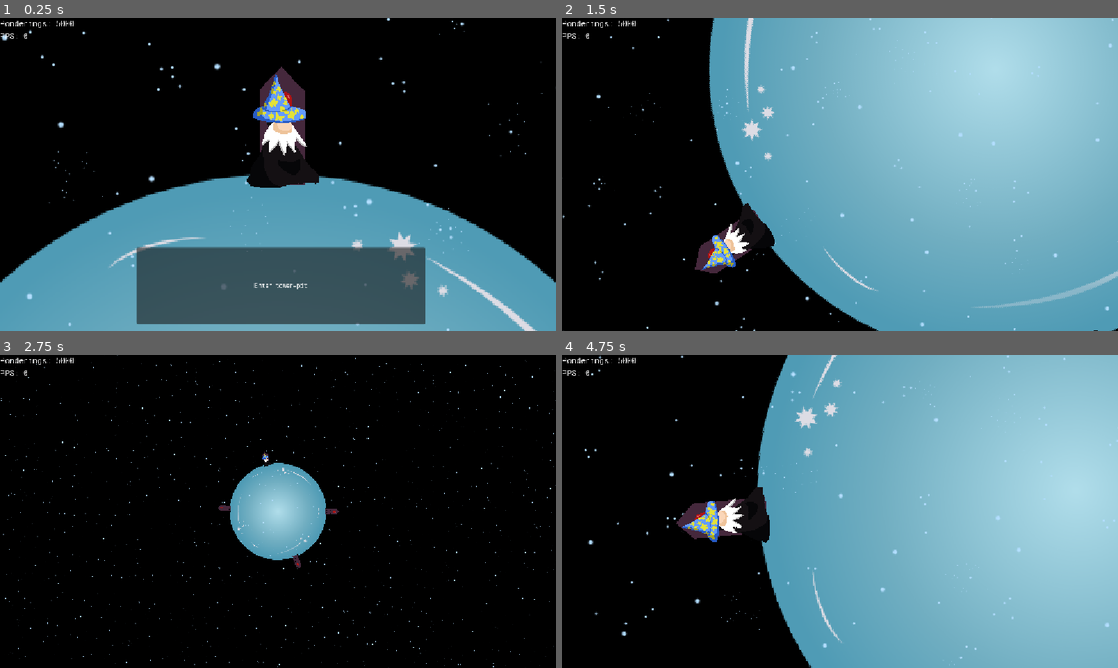
Above: before the commit, frames 1-4 (two rows, left to right).
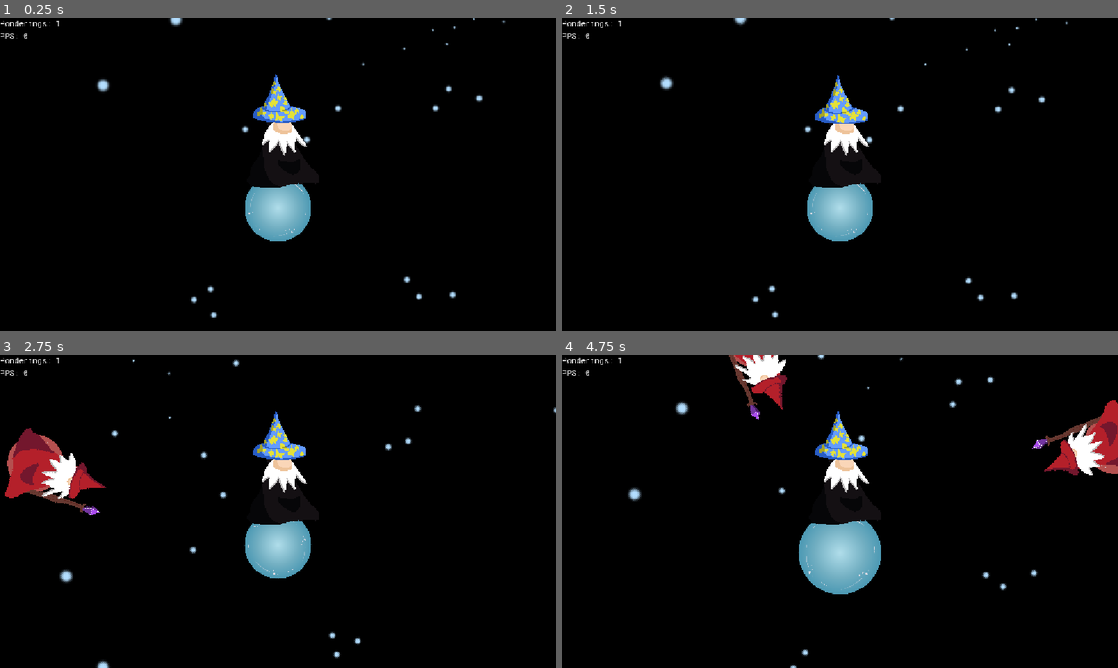
Above: after the commit, the same moments.

Repository: dragonsploder/rollfate
Game: Godot game, scene res://scenes/main.tscn
Same seed, same stepped clock (60 frames per second), same inputs: the game is played once before the commit and once after it.
Inputs:
- Up to frame 1 (0.25 s): no input
- Up to frame 2 (1.5 s): hold X (b) 0.53-1.28 s; tap Z (a) at 0.6 s; tap X (b) at 1.35 s
- Up to frame 3 (2.75 s): tap Left (l) at 1.55 s; hold Left (l) from 2.03 s (still down); tap Right (r) at 2.3 s
- Up to frame 4 (4.75 s): release Left (l) at 2.78 s; tap Right (r) at 2.85 s; tap Z (a) at 3.05, 3.6 s; hold X (b) 3.53-4.28 s; tap X (b) at 4.35 s; tap Left (l) at 4.55 s

The runs differ from the first frame. In frame 1, 39% of the frame differs, in the area x 0-100%, y 0-100%; in frame 2, 66%; in frame 3, 8.4%; in frame 4, 63%.

Commit message:
chuck my fungus life

Diff:
--- a/scenes/main.tscn
+++ b/scenes/main.tscn
@@ -116,6 +116,7 @@
 [node name="ArchPlanets" type="Node2D" parent="." unique_id=386266184]
 
 [node name="Sky" type="Node2D" parent="." unique_id=122543296]
+z_index = -1
 position = Vector2(-1.9999999, 0)
 scale = Vector2(0.7, 0.7)
 
@@ -129,7 +130,7 @@
 rotate_rate = 0.01
 
 [node name="ColorRect" type="ColorRect" parent="Sky" unique_id=888908832]
-z_index = -1
+z_index = -2
 offset_left = -1500.0
 offset_top = -1502.8572
 offset_right = 1500.0
--- a/scenes/planet.tscn
+++ b/scenes/planet.tscn
@@ -2,6 +2,7 @@
 
 [ext_resource type="Script" uid="uid://dtjkhfd34aps5" path="res://scripts/planet.gd" id="1_h8ms6"]
 [ext_resource type="Texture2D" uid="uid://38tnvofot3fn" path="res://assets/textures/Orb.svg" id="2_ggt7d"]
+[ext_resource type="PackedScene" uid="uid://c3qkthp32s0hw" path="res://scenes/ponder_ring.tscn" id="3_0k1rn"]
 [ext_resource type="Texture2D" uid="uid://celoiselrb7s0" path="res://assets/textures/Wiz2_idle_red.png" id="3_ggt7d"]
 
 [sub_resource type="AtlasTexture" id="AtlasTexture_0k1rn"]
@@ -43,13 +44,17 @@
 [node name="Planet" type="Node2D" unique_id=1536973785]
 script = ExtResource("1_h8ms6")
 
+[node name="PonderRings" type="Node" parent="." unique_id=260711504]
+
+[node name="PonderRing" parent="PonderRings" unique_id=666884959 instance=ExtResource("3_0k1rn")]
+visible = false
+scale = Vector2(1e-05, 1e-05)
+
 [node name="PlanetSprite" type="Sprite2D" parent="." unique_id=634747872]
 texture = ExtResource("2_ggt7d")
 
 [node name="Marker2D" type="Marker2D" parent="." unique_id=90606355]
 position = Vector2(256, 0)
-
-[node name="PonderRings" type="Node" parent="." unique_id=260711504]
 
 [node name="Wiz" type="AnimatedSprite2D" parent="." unique_id=91802130]
 visible = false
--- a/scenes/sky_large.tscn
+++ b/scenes/sky_large.tscn
@@ -9,6 +9,7 @@
 
 [node name="SkySprite2D" type="Sprite2D" parent="." unique_id=1822352994]
 texture_repeat = 2
+scale = Vector2(2, 2)
 texture = ExtResource("2_0pwta")
 region_enabled = true
 region_rect = Rect2(0, 0, 20000, 20000)
--- a/scenes/sky_medium.tscn
+++ b/scenes/sky_medium.tscn
@@ -9,6 +9,7 @@
 
 [node name="SkySprite2D" type="Sprite2D" parent="." unique_id=1822352994]
 texture_repeat = 2
+scale = Vector2(2, 2)
 texture = ExtResource("2_tvmt0")
 region_enabled = true
 region_rect = Rect2(0, 0, 20000, 20000)
--- a/scenes/sky_small.tscn
+++ b/scenes/sky_small.tscn
@@ -10,7 +10,7 @@
 
 [node name="SkySprite2D" type="Sprite2D" parent="." unique_id=1822352994]
 texture_repeat = 2
-position = Vector2(4, 0)
+scale = Vector2(2, 2)
 texture = ExtResource("2_i3bta")
 region_enabled = true
 region_rect = Rect2(0, 0, 20000, 20000)
--- a/scripts/main.gd
+++ b/scripts/main.gd
@@ -5,12 +5,15 @@
 @export var camera : Camera2D
 @export var ui: Node
 
-var ponderings = 5000.0
+var ponderings = 1.0
 var planet_scale = 1
 const PLAYER_SPEED = 10000
 const ROT_SPEED = 2
 var is_pondering : bool = false
 
+var ponder_speed_rhythm = 1
+var player_pondering_scale = 1
+var pondering_bonus = 100
 
 const WIZARD = preload("uid://dnab7mgo1j34n")
 const PLANET = preload("uid://bo1gnnd1wid0e")
@@ -98,6 +101,8 @@
 	# Update stuff
 	if block:
 		return
+	if is_pondering:
+		planet.continue_ponder(ponder_speed_rhythm * delta, player_pondering_scale * delta)
 	if in_towerpit:
 		camera.zoom = get_towerpit_zoom()
 		if Input.is_action_just_pressed("b"):
@@ -119,14 +124,21 @@
 		if Input.is_action_just_pressed("a"):
 			if is_instance_valid(player.active_monolith):
 				player.active_monolith.attempt_active_monolith()
+			elif (is_pondering):
+				if (not planet.ponder(100)):
+					is_pondering = false
 			else:
-				inc_ponderings(1.0)
+				planet.start_pondering()
+				is_pondering = true
 
 		var rad_dist = PLAYER_SPEED / (2 * PI * get_planet_scale())
-		if Input.is_action_pressed("l"):
+		if Input.is_action_pressed("l") and not is_pondering:
 			player.walk(-delta * rad_dist)
-		elif Input.is_action_pressed("r"):
+		elif Input.is_action_pressed("r") and not is_pondering:
 			player.walk(delta * rad_dist)
+		elif Input.is_action_pressed("b") and is_pondering:
+			is_pondering = false
+			planet.stop_pondering()
 
 		camera.position = player.position
 		camera.rotation = player.rotation
--- a/scripts/planet.gd
+++ b/scripts/planet.gd
@@ -1,11 +1,11 @@
 extends Node2D
 
 @onready var main_manager = get_tree().current_scene
+@onready var ring_count = $PonderRings.get_child_count()
 
 @export var is_player = false
 
 var x_len = 0
-
 var radius_mod = 1.0
 
 var income_angle = 0
@@ -46,21 +46,41 @@
 		$Wiz.show()
 		return
 
-
 	var target_scale = main_manager.get_planet_scale() * radius_mod
-
 
 	var true_scale = target_scale / x_len
 
 	self.scale = Vector2(true_scale, true_scale)
 
-func begin_pondering():
-	pass
+# if the outer ring is at the outer radius of the planet, you get a bonus! else,
+func ponder(ponder_bonus : float):
+	for idx in range(ring_count):
+		if (abs(scale.x - $PonderRings.get_child(idx).scale.x) < 1):
+			main_manager.inc_ponderings(ponder_bonus)
+			$PonderRings.get_child(idx).scale = Vector2(0.5, 0.5)
+			print("good ponder!")
+			return true
+	stop_pondering()
+	return false
 
+func start_pondering():
+	for idx in range(ring_count):
+		$PonderRings.get_child(idx).visible = true
 
+# we just want to update the rings of the
+func continue_ponder(speed : float, ponder_income : float):
+	main_manager.inc_ponderings(ponder_income)
 
-func clear_pondering():
-	pass
+	for idx in range(ring_count):
+		if (scale.x < $PonderRings.get_child(idx).scale.x):
+			$PonderRings.get_child(idx).scale = Vector2(0.5, 0.5)
+		else:
+			$PonderRings.get_child(idx).scale += Vector2(speed, speed)
+
+func stop_pondering():
+	for idx in range(ring_count):
+		$PonderRings.get_child(idx).scale = Vector2(0.5, 0.5)
+		$PonderRings.get_child(idx).visible = false
 
 
 func _on_zap_timeout() -> void:
